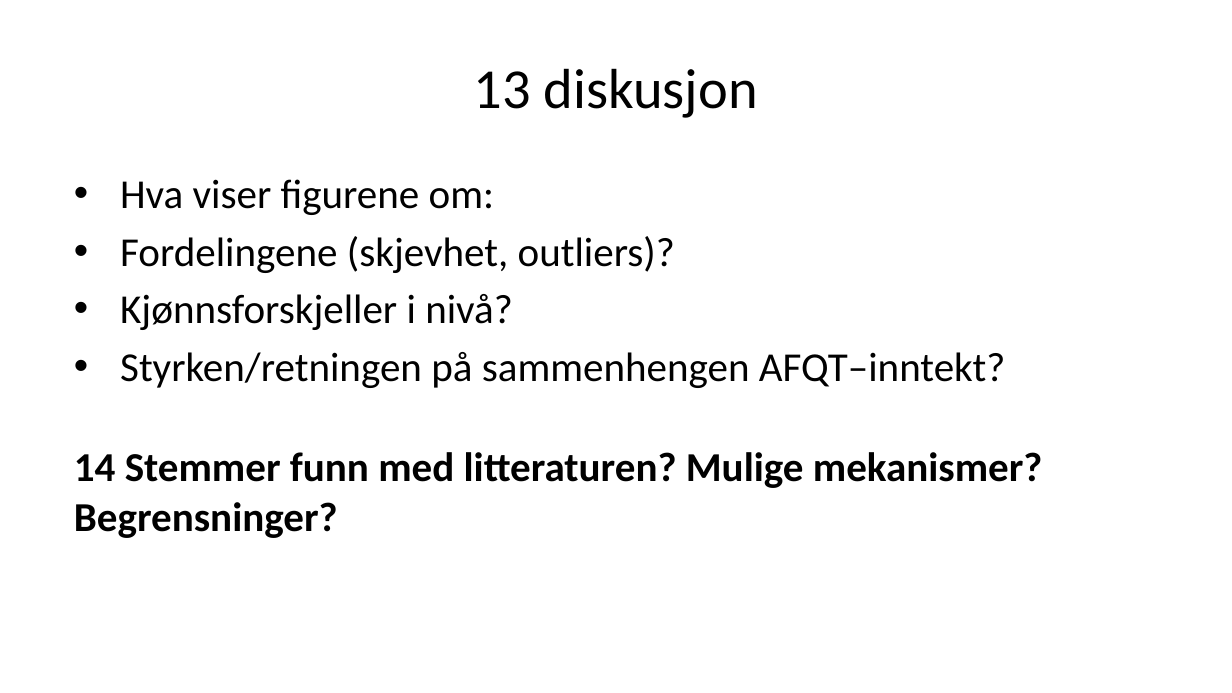
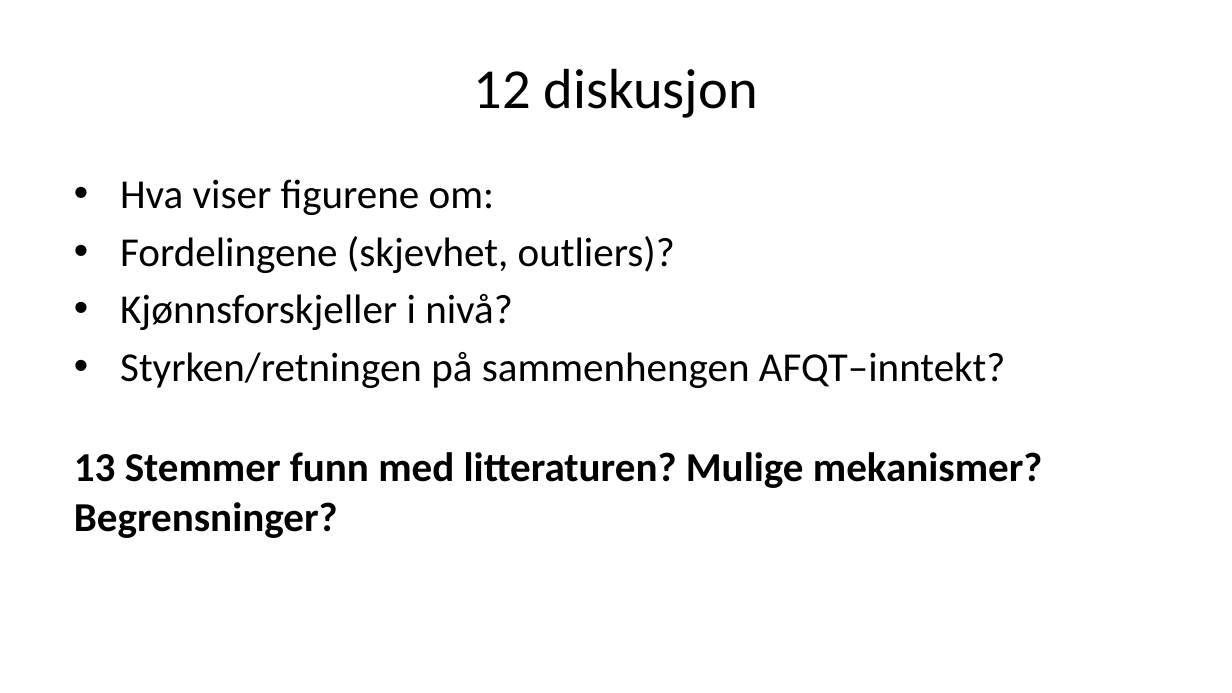
Before and after one commit to H-Vika/MSB105-Assign-2, a slide deck: slide 13 of MSB105 assign 2 presentasjon.pptx (slide 16 before the commit). Drawn at 1232x693 pixels with LibreOffice and Linux fonts; fonts in the diff are those of the drawing. Boxes give left, top, right and bottom in pixels: in the first picture for what was removed or moved away, otherwise in the second. Text is boxed around its words. In the diff, an @@ line names an element or a change of style, - is before the commit and + after.

```diff
--- a/MSB105 assign 2 presentasjon.pptx
+++ b/MSB105 assign 2 presentasjon.pptx
@@ title at [474,68,758,118]: text changed @@
-13 diskusjon
+12 diskusjon
@@ text at [74,452,1043,538]: text changed @@
-14 Stemmer funn med litteraturen? Mulige mekanismer? Begrensninger?
+13 Stemmer funn med litteraturen? Mulige mekanismer? Begrensninger?
```
Also in this commit, not shown: 2 other slides changed, 3 slides removed, 2 other files.
